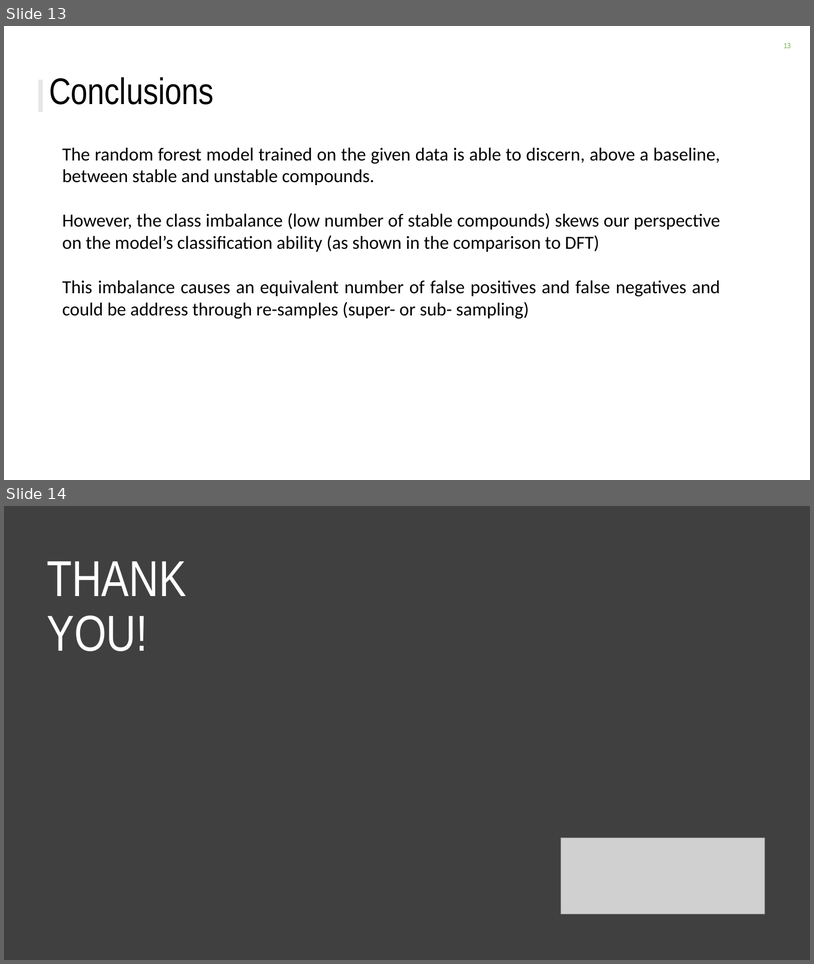
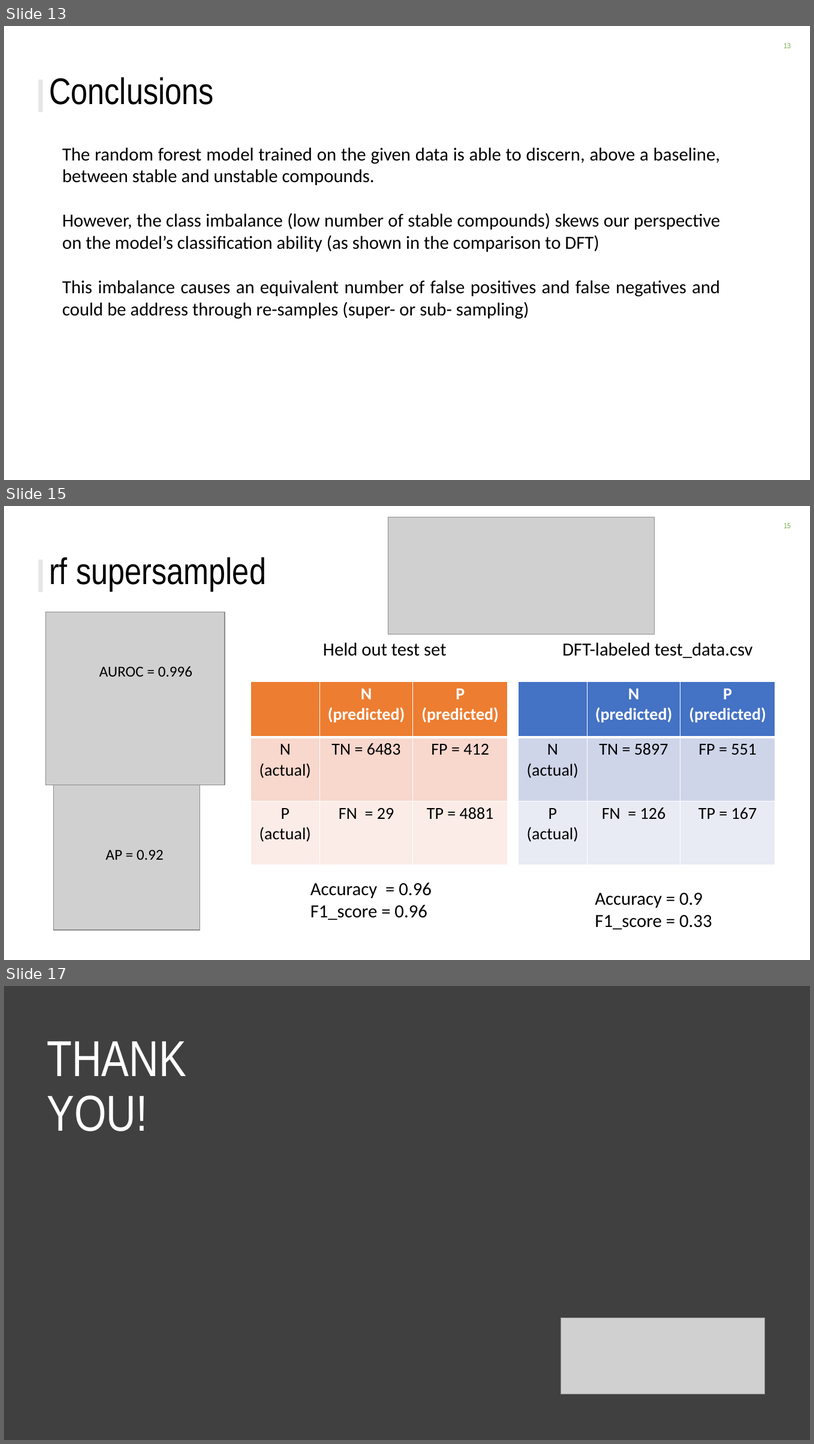
Before and after one commit to ckborg/DSE_challenge, a slide deck: DSE_challenge_slides.pptx. Shown one above the other, each under a label of ours: slides 13 and 14 before the commit, slides 13, 15 and 17 after it; the slides between them are not shown. The pictures are 814x964 and 814x1444 pixels, drawn with LibreOffice and Linux fonts; fonts in the diff are those of the drawing; grey boxes stand for pictures; background and template pictures are left out. Boxes give left, top, right and bottom in pixels: in the first picture for what was removed or moved away, otherwise in the second. Text is boxed around its words. In the diff, an @@ line names an element or a change of style, - is before the commit and + after.

```diff
--- a/DSE_challenge_slides.pptx
+++ b/DSE_challenge_slides.pptx
@@ slide 15 added at (4,506,810,960), background #FFFFFF; not listed: 2 template elements that a slide beside it also shows @@
@@ picture added at (388,517,655,635) @@
@@ title added at (49,557,266,591), 44 pt, text #000000 @@
+rf supersampled
@@ picture added at (46,612,225,785) @@
@@ text added at (323,642,446,656), 22 pt, text #000000 @@
+Held out test set
@@ text added at (563,642,753,658), 22 pt, text #000000 @@
+DFT-labeled test_data.csv
@@ text added at (99,666,192,676), 18 pt, text #000000 @@
+AUROC = 0.996
@@ table added at (251,681,508,865), 3 rows, 3 columns @@
+ | N (predicted) | P (predicted)
+N (actual) | TN = 6483 | FP = 412
+P (actual) | FN = 29 | TP = 4881
@@ table added at (518,681,776,865), 3 rows, 3 columns @@
+ | N (predicted) | P (predicted)
+N (actual) | TN = 5897 | FP = 551
+P (actual) | FN = 126 | TP = 167
@@ picture added at (54,785,200,930) @@
@@ text added at (106,849,164,859), 18 pt, text #000000 @@
+AP = 0.92
@@ text added at (311,882,431,919), 22 pt, text #000000 @@
+Accuracy = 0.96
+F1_score = 0.96
@@ text added at (595,892,712,929), 22 pt, text #000000 @@
+Accuracy = 0.9
+F1_score = 0.33
@@ what was slide 14 is now slide 17 @@
```
Also in this commit, not shown: 7 slides changed, 2 other slides added, 5 slides removed, 1 other file.
